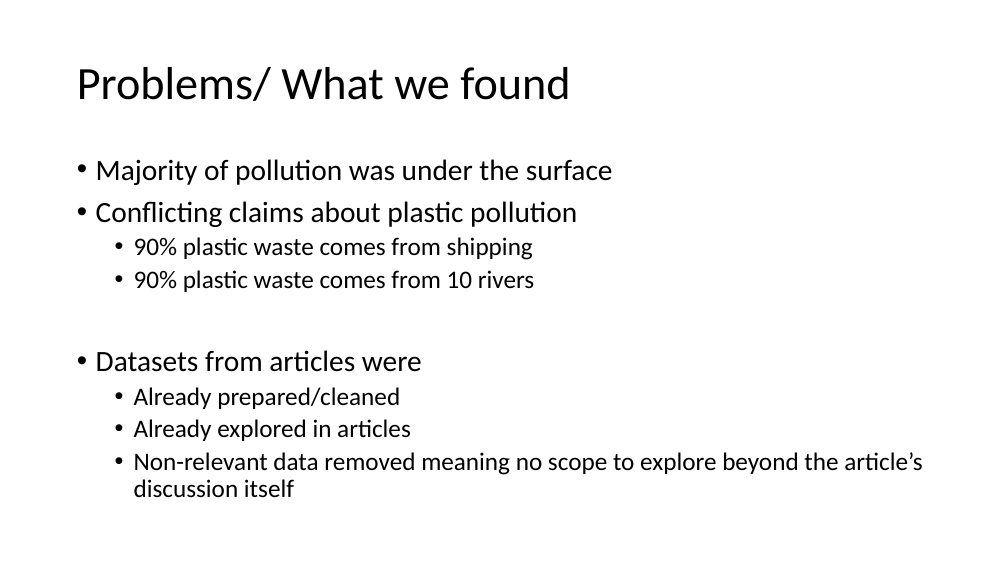
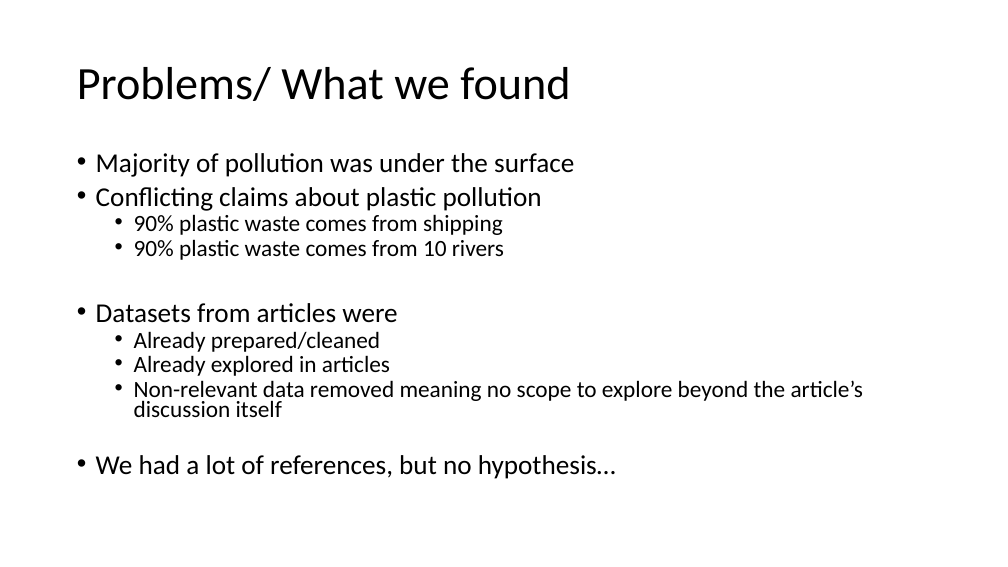
Before and after one commit to KarenJewell/CMM507-Group2, a slide deck: slide 2 of Group2Presentation.pptx. Drawn at 1008x567 pixels with LibreOffice and Linux fonts; fonts in the diff are those of the drawing. Boxes give left, top, right and bottom in pixels: in the first picture for what was removed or moved away, otherwise in the second. Text is boxed around its words. In the diff, an @@ line names an element or a change of style, - is before the commit and + after.

Commit message:
minor modification to presentation slide 2

```diff
--- a/Group2Presentation.pptx
+++ b/Group2Presentation.pptx
@@ text at [96,153,864,417]: size 28 to 25.9 pt in "Majority of pollution was under the surface", "Conflicting claims about plastic pollution", "Datasets from articles were"; size 24 to 22.2 pt in "90% plastic waste comes from shipping", "90% plastic waste comes from 10 rivers", "Already prepared/cleaned", "Already explored in articles" and 1 more places; line spacing 0.9 to 0.7 @@
@@ text at [96,455,616,479]: paragraph added @@
+• We had a lot of references, but no hypothesis…
```
Also in this commit, not shown: 1 other slide changed.
